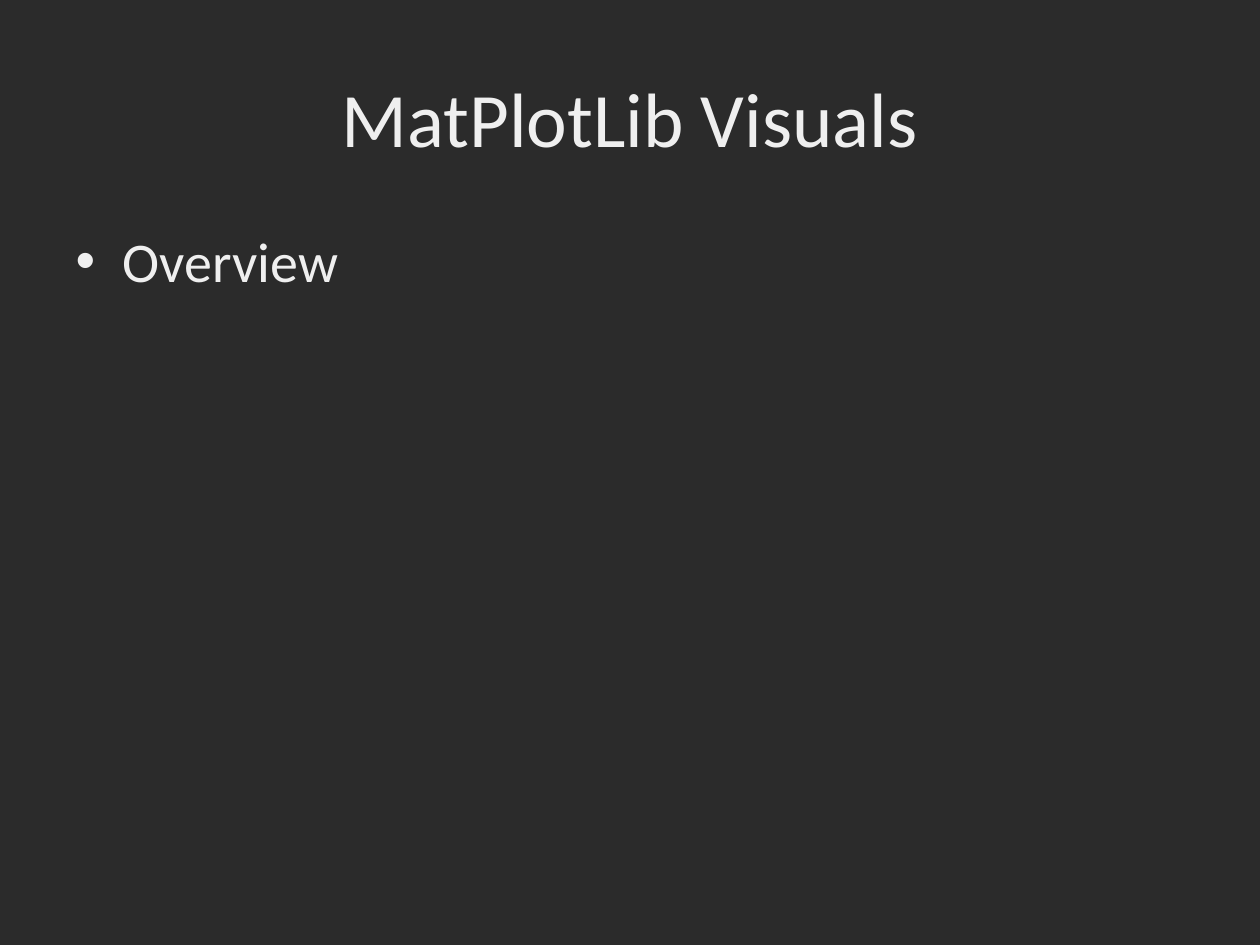
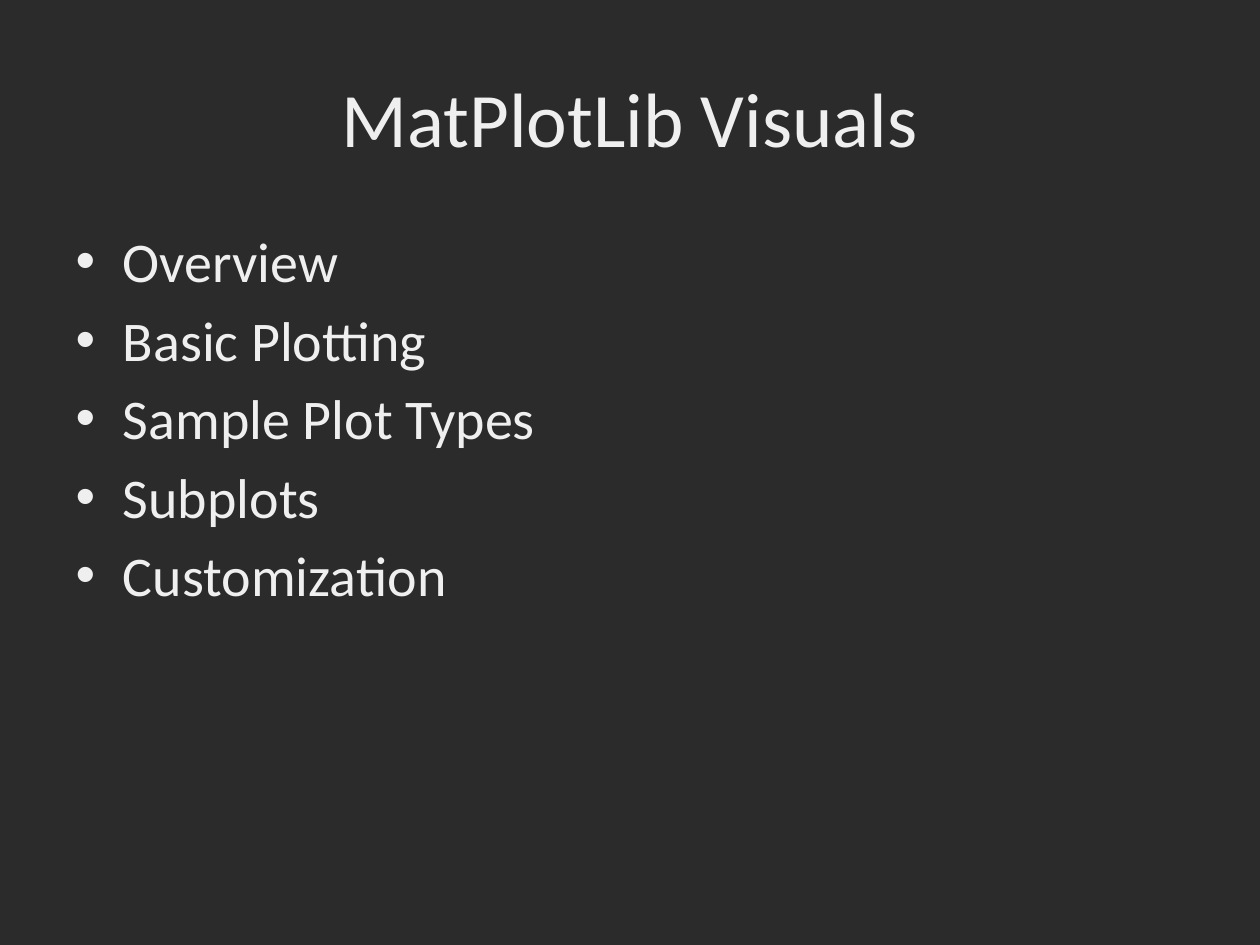
Before and after one commit to dbowmans46/PracticalProgramming, a slide deck: slide 2 of Session 7 - Python/Instructional Material/Session 7 - Python Plotting with MatPlotLib.pptx. Drawn at 1260x945 pixels with LibreOffice and Linux fonts; fonts in the diff are those of the drawing; background and template pictures are left out; a plain dark background stands for a picture behind light text. Boxes give left, top, right and bottom in pixels: in the first picture for what was removed or moved away, otherwise in the second. Text is boxed around its words. In the diff, an @@ line names an element or a change of style, - is before the commit and + after.

```diff
--- a/Session 7 - Python/Instructional Material/Session 7 - Python Plotting with MatPlotLib.pptx
+++ b/Session 7 - Python/Instructional Material/Session 7 - Python Plotting with MatPlotLib.pptx
@@ text at (123, 322, 535, 597): paragraphs added @@
+• Basic Plotting
+• Sample Plot Types
+• Subplots
+• Customization
```
Also in this commit, not shown: 6 slides added.
